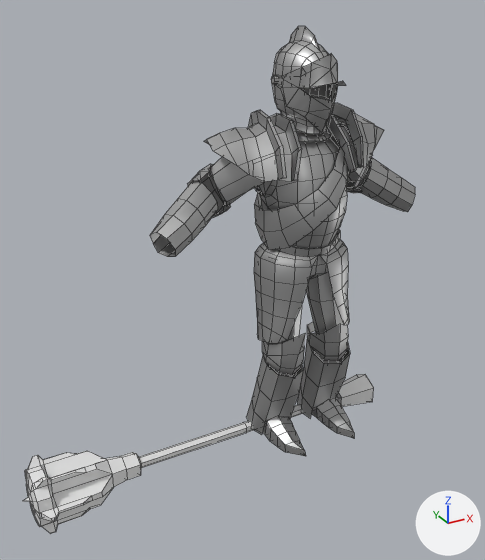
An edit to the Blender file Dirty/Models/Armor.blend, drawn before and after from the same camera.
One viewpoint serves both versions: a 50 mm lens placed at (-2.28, -3.42, 2.84), pointed at (-0.63, -0.42, 1.34). Every picture has the same lights, and +X, +Y and +Z are marked at lower right. Mesh edges are drawn as thin lines. The same objects are shown in both versions, whatever each file hides.

Objects in the first picture: 'Default_Armor', 'Default_Armor.001', 'Mace'.
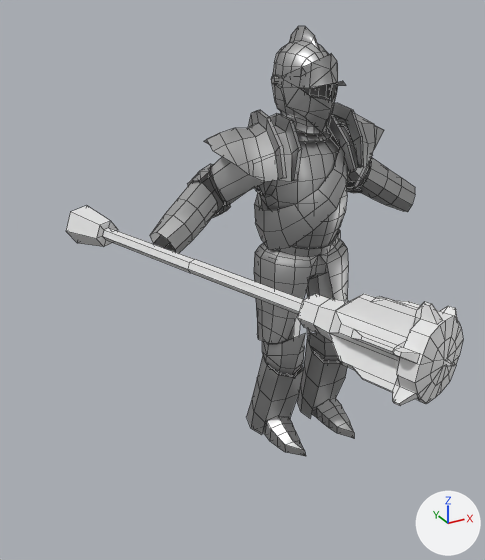
The edits, one by one:
Object 'Mace' (ob_mace) moves from (0.0, 0.0, 0.0) to (-1.016, 0.004, 1.452).
Object 'Mace' (ob_mace) turns from (0, 0, 0) to (-37, 0.8, 107) degrees about x, y and z.

Boxes (x1, y1, x2, y2) around the edits, measured in the pictures (485 x 560 px):
'Mace', moved, turned: before (23, 374, 374, 534); after (66, 206, 463, 406)
